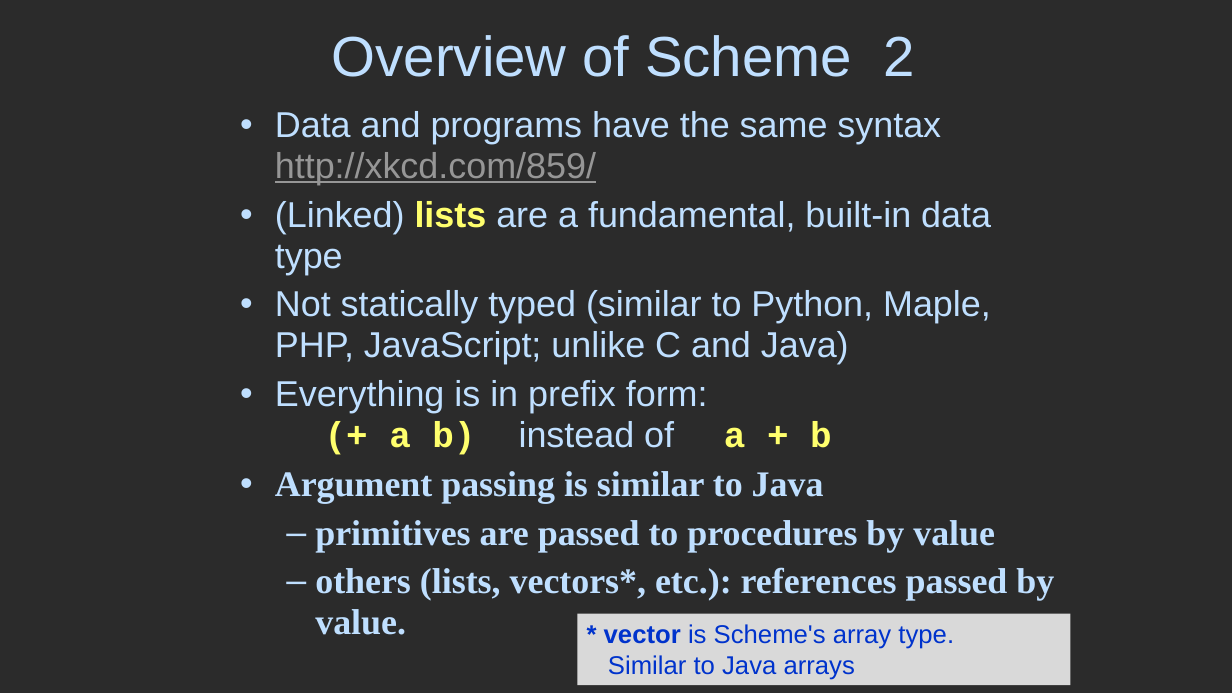
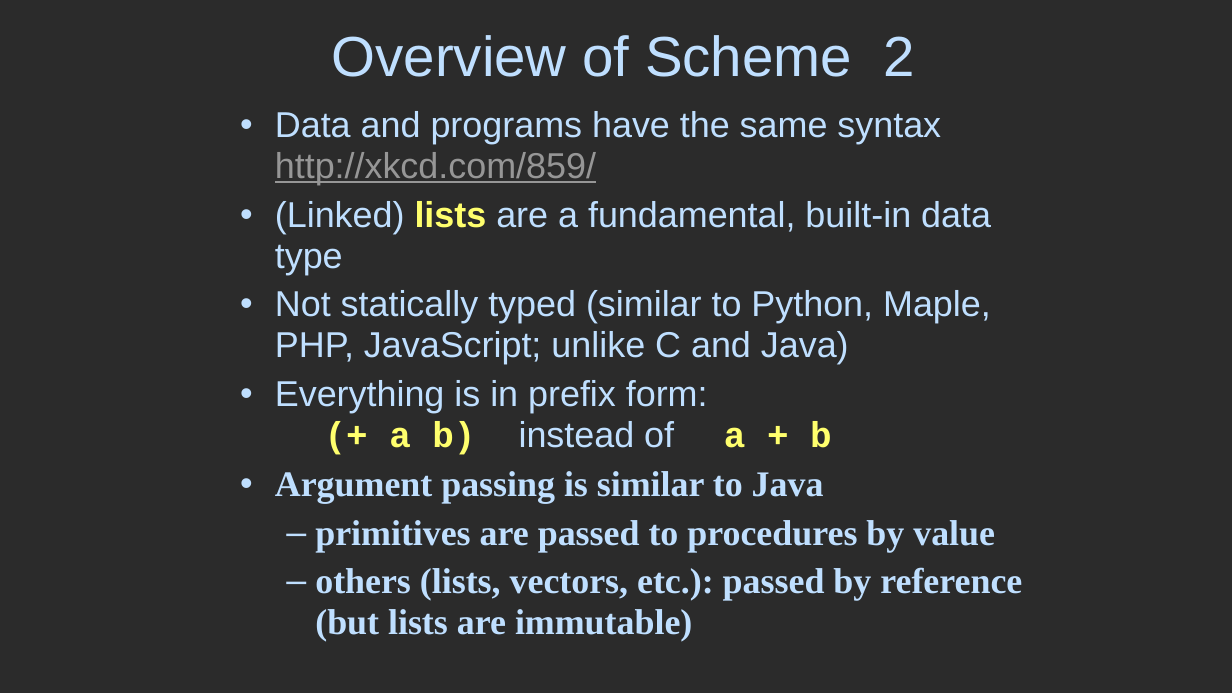
Before and after one commit to RHIT-CSSE/csse304, a slide deck: slide 11 of ClassMaterials/SchemeIntro/SchemeIntro.pptx. Drawn at 1232x693 pixels with LibreOffice and Linux fonts; fonts in the diff are those of the drawing; background and template pictures are left out; a plain dark background stands for a picture behind light text. Boxes give left, top, right and bottom in pixels: in the first picture for what was removed or moved away, otherwise in the second. Text is boxed around its words. In the diff, an @@ line names an element or a change of style, - is before the commit and + after.

```diff
--- a/ClassMaterials/SchemeIntro/SchemeIntro.pptx
+++ b/ClassMaterials/SchemeIntro/SchemeIntro.pptx
@@ text at box(315, 567, 1022, 642): text changed @@
-  – others (lists, vectors*, etc.): references passed by value.
+  – others (lists, vectors, etc.): passed by reference (but lists are immutable)
@@ rectangle removed at box(578, 614, 1070, 685) @@
-* vector is Scheme's array type.
-Similar to Java arrays
```
Also in this commit, not shown: 2 other files.
